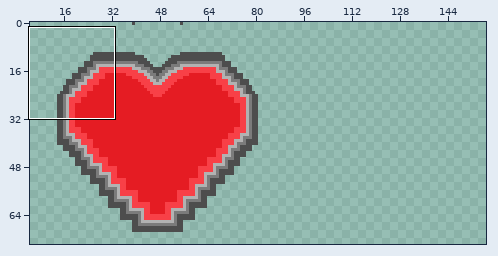
File history of a pixel-art file, Sprite/HUD/Heart.aseprite. Above: a wide view before the commit, with the close-up outlined.
Close-up. The starting point:
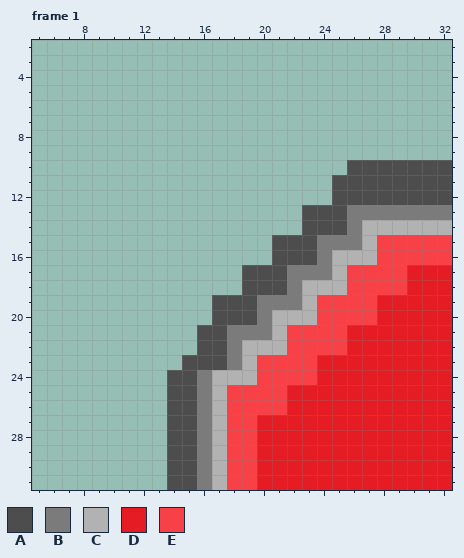
211x113 pixels, 10 frames. Colours within 5 levels of each other are drawn and written as one. Shown: frame 1: x 5..32, y 2..31. The wide view leaves out empty margins. The commit also changed other frames or places, which this record leaves out.
Palette (. is transparent): A #4d4d4d  B #7b7b7b  C #b2b2b2  D #e51c23  E #f84047
Pixels before, frame 1, first column x 14:
10 ............AAAAAAA
11 ...........AAAAAAAA
12 ...........AAAAAAAA
13 .........AAABBBBBBB
14 .........AAABCCCCCC
15 .......AAABBBCEEEEE
16 .......AAABCCCEEEEE
17 .....AAABBBCEEEEDDD
18 .....AAABCCCEEEEDDD
19 ...AAABBBCEEEEDDDDD
20 ...AAABCCCEEEEDDDDD
21 ..AABBBCEEEEDDDDDDD
22 ..AABCCCEEEEDDDDDDD
23 .AAABCEEEEDDDDDDDDD
24 AABCCCEEEEDDDDDDDDD
25 AABCEEEEDDDDDDDDDDD
26 AABCEEEEDDDDDDDDDDD
27 AABCEEDDDDDDDDDDDDD
28 AABCEEDDDDDDDDDDDDD
29 AABCEEDDDDDDDDDDDDD
30 AABCEEDDDDDDDDDDDDD
31 AABCEEDDDDDDDDDDDDD
Once edited:
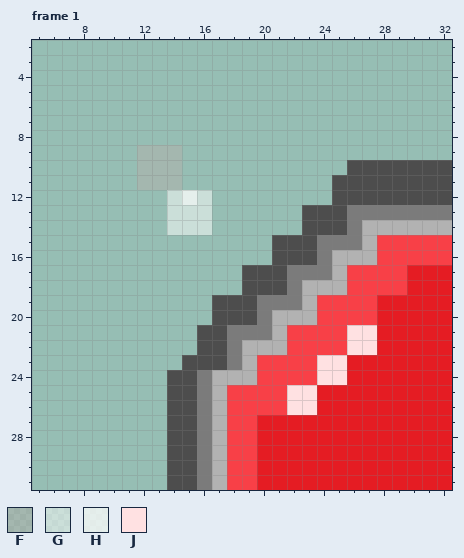
Colours new in this view: F #b1b1aa81  G #fffffe81  H #fffffec1  J #ffe1e2
Author's note on the commit: Heart Animation More Frames in Animation
What changed:
layer "Layer 1" now shown
layer "Herz" added
layer "Layer 2" removed
Changed rows in their new state; - is an unchanged pixel.
Frame 1, layers "Herz", "Layer 1":
first column x 12:
 9 FFF--
10 FFF--
11 FFF--
12 --GHG
13 --GGG
14 --GGG
first column x 22:
21 ----JJ
22 ----JJ
23 --JJ--
24 --JJ--
25 JJ----
26 JJ----
Boxes around the changes in both close-ups, in picture pixels (x1, y1, x2, y2):
added: (137, 145, 212, 235)
changed: (287, 325, 377, 415)
